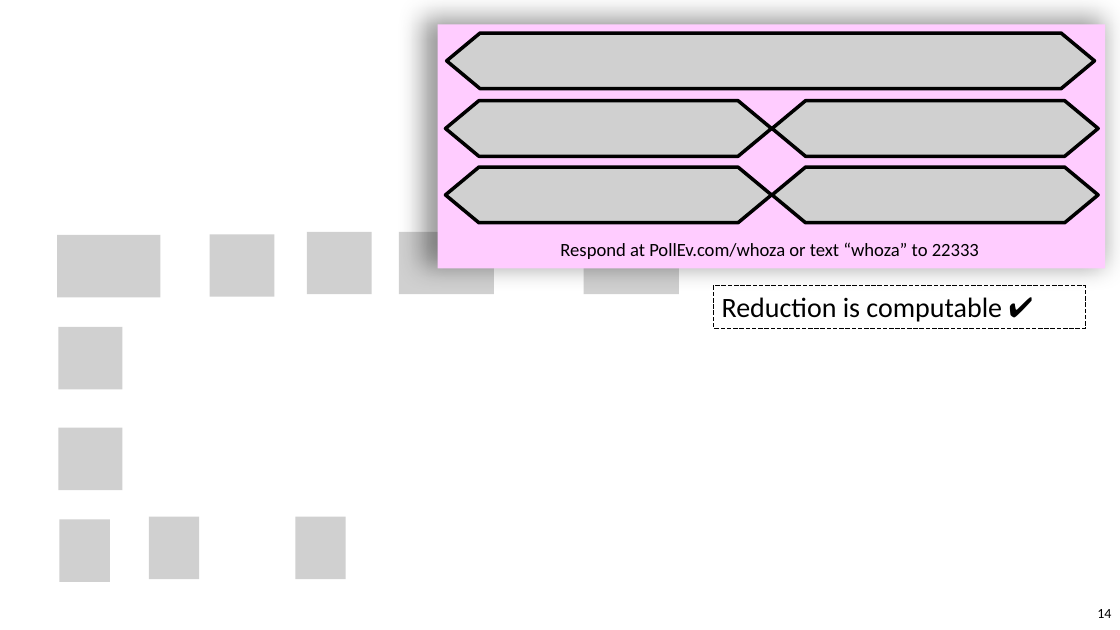
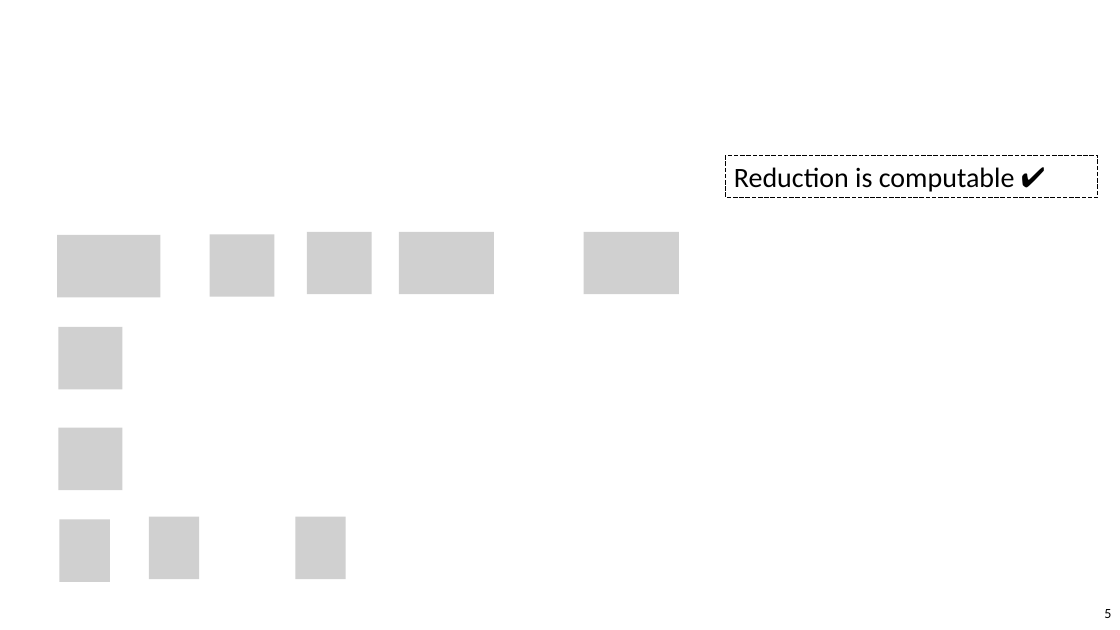
Before and after one commit to williamhoza/personal-website, a slide deck: slide 5 of teaching/spring2024-intro-to-complexity/next-slides.pptx (slide 14 before the commit). Drawn at 1120x630 pixels with LibreOffice and Linux fonts; fonts in the diff are those of the drawing; grey boxes stand for pictures. Boxes give left, top, right and bottom in pixels: in the first picture for what was removed or moved away, otherwise in the second. Text is boxed around its words. In the diff, an @@ line names an element or a change of style, - is before the commit and + after.

```diff
--- a/teaching/spring2024-intro-to-complexity/next-slides.pptx
+++ b/teaching/spring2024-intro-to-complexity/next-slides.pptx
@@ rectangle removed at bbox=[438, 24, 1106, 269] @@
@@ picture removed at bbox=[447, 33, 1095, 88] @@
@@ picture removed at bbox=[445, 101, 771, 156] @@
@@ picture removed at bbox=[772, 101, 1098, 156] @@
@@ picture removed at bbox=[445, 167, 771, 223] @@
@@ rectangle "Reduction is computable ✔️": place and size @@
-rectangle "Reduction is computable ✔️" at bbox=[713, 286, 1086, 328]
+rectangle "Reduction is computable ✔️" at bbox=[726, 155, 1098, 197]
@@ picture removed at bbox=[772, 167, 1098, 223] @@
@@ text removed at bbox=[560, 242, 979, 259] @@
-Respond at PollEv.com/whoza or text “whoza” to 22333
@@ page number at bbox=[1104, 609, 1111, 618]: text changed @@
-14
+5
```
Also in this commit, not shown: 4 other slides changed, 12 slides removed.
